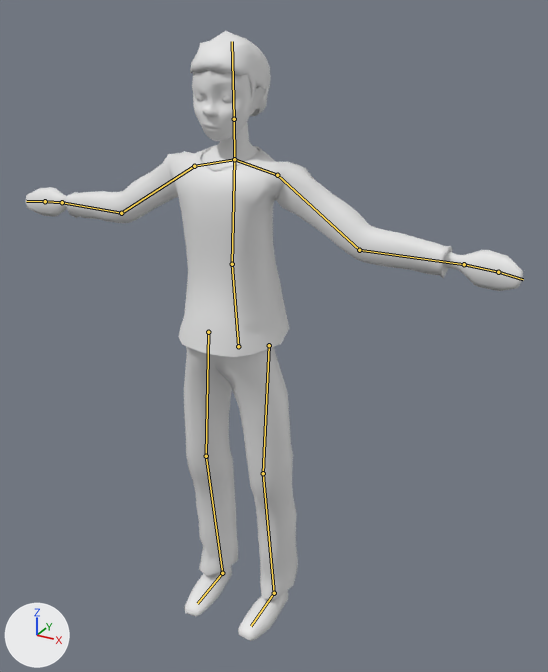
One commit to the Blender file Models/retopo roundy bin lowpoly.blend: the scene before it, then after it.
One viewpoint serves both versions: a 50 mm camera at (0.992, -1.604, 1.734) aimed at (0.105, 0.008, 0.928). Every picture has the same lights, and +X, +Y and +Z are marked at lower left. The bones that bend it are drawn over the model as lines.

In view in the first picture: 'body', 'ears', 'eyes', 'hair', 'pants', 'retopology', 'shirt', 'shoes'.
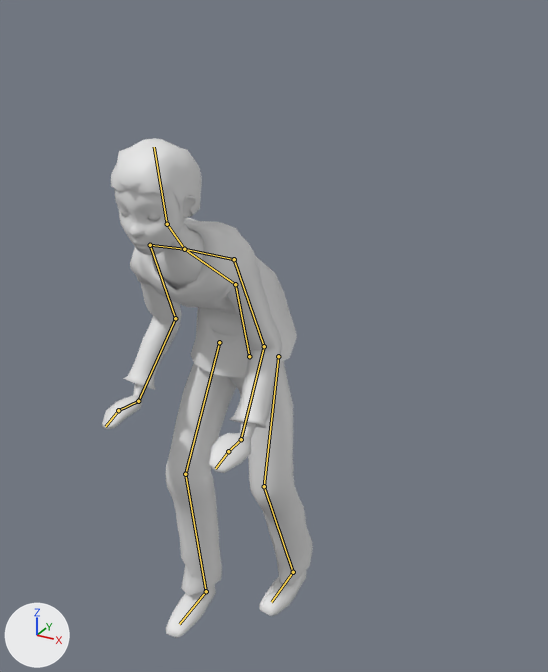
The newer file adds an action. The first version stands in its rest pose; the second is drawn at frame 20 of the action 'stand up'.

Pixel boxes [x1, y1, x2, y2] of what changed, in the pictures (548 x 672 px):
```json
{"object": "body", "change": "posed", "before": [25, 123, 523, 291], "after": [102, 138, 313, 638]}
{"object": "shirt", "change": "no longer drawn", "before": [62, 145, 453, 357]}
{"object": "pants", "change": "no longer drawn", "before": [184, 346, 298, 600]}
{"object": "retopology", "change": "no longer drawn", "before": [192, 71, 255, 141]}
{"object": "face", "change": "now drawn", "after": [115, 189, 191, 256]}
{"object": "hair", "change": "no longer drawn", "before": [190, 31, 271, 116]}
{"object": "shoes", "change": "no longer drawn", "before": [184, 566, 289, 641]}
{"object": "ears", "change": "no longer drawn", "before": [252, 86, 266, 110]}
{"object": "eyes", "change": "no longer drawn", "before": [196, 95, 235, 103]}
{"bone": "belly", "before": "(238, 346) to (232, 264)", "after": "(249, 356) to (235, 284)"}
{"bone": "chest", "before": "(232, 264) to (234, 159)", "after": "(235, 284) to (184, 249)"}
{"bone": "neck", "before": "(234, 159) to (234, 119)", "after": "(184, 249) to (167, 224)"}
{"bone": "head", "before": "(234, 119) to (232, 41)", "after": "(167, 224) to (154, 147)"}
{"bone": "hand0.L", "before": "(464, 264) to (498, 272)", "after": "(241, 439) to (228, 451)"}
{"bone": "hand0.R", "before": "(62, 202) to (45, 201)", "after": "(138, 401) to (118, 410)"}
```

Scene script edits in JSON lines:
```json
{"block": "bone_belly", "where": "bone_belly = bpy.data.objects['Armature'].pose.bones['belly']  # child of 'base'"}
{"op": "set", "path": "bone_belly.location", "old": "(0.0, 0.0, 0.0)", "new": "(0.0, -0.116, -0.104)"}
{"op": "set", "path": "bone_belly.rotation_quaternion", "old": "(1.0, 0.0, 0.0, 0.0)", "new": "(0.996, 0.091, 0.0, 0.0)", "note": "degrees (0, 0, 0) -> degrees (10, 0, 0)"}
{"block": "bone_chest", "where": "bone_chest = bpy.data.objects['Armature'].pose.bones['chest']  # child of 'belly'"}
{"op": "set", "path": "bone_chest.rotation_euler", "old": "(0.0, 0.0, 0.0)", "new": "(0.855, -0.0175, 0.0)", "note": "degrees (0, 0, 0) -> degrees (49, -1, 0)"}
{"block": "bone_neck", "where": "bone_neck = bpy.data.objects['Armature'].pose.bones['neck']  # child of 'chest'"}
{"op": "set", "path": "bone_neck.rotation_quaternion", "old": "(1.0, 0.0, 0.0, 0.0)", "new": "(0.985, -0.17, 0.002, 0.0)", "note": "degrees (0, 0, 0) -> degrees (-20, 0, 0)"}
{"block": "bone_head", "where": "bone_head = bpy.data.objects['Armature'].pose.bones['head']  # child of 'neck'"}
{"op": "set", "path": "bone_head.rotation_quaternion", "old": "(1.0, 0.0, 0.0, 0.0)", "new": "(0.965, -0.261, 0.001, -0.002)", "note": "degrees (0, 0, 0) -> degrees (-30, 0, 0)"}
{"block": "bone_hand0_l", "where": "bone_hand0_l = bpy.data.objects['Armature'].pose.bones['hand0.L']  # child of 'arm1.L'"}
{"op": "set", "path": "bone_hand0_l.rotation_quaternion", "old": "(1.0, 0.0, 0.0, 0.0)", "new": "(0.782, 0.334, 0.376, -0.367)", "note": "degrees (0, 0, 0) -> degrees (27, 57, -36)"}
{"block": "bone_hand0_r", "where": "bone_hand0_r = bpy.data.objects['Armature'].pose.bones['hand0.R']  # child of 'arm1.R'"}
{"op": "set", "path": "bone_hand0_r.location", "old": "(0.0, 0.0, 0.0)", "new": "(-0.013, 0.012, 0.014)"}
{"op": "set", "path": "bone_hand0_r.rotation_quaternion", "old": "(1.0, 0.0, 0.0, 0.0)", "new": "(0.782, 0.334, -0.376, 0.367)", "note": "degrees (0, 0, 0) -> degrees (27, -57, 36)"}
{"block": "bone_leg_ik_l", "where": "bone_leg_ik_l = bpy.data.objects['Armature'].pose.bones['leg ik.L']  # child of 'base'"}
{"op": "set", "path": "bone_leg_ik_l.location", "old": "(0.0, 0.0, 0.0)", "new": "(0.0, 0.253, -0.023)"}
{"block": "bone_armik_l", "where": "bone_armik_l = bpy.data.objects['Armature'].pose.bones['armik.L']  # child of 'base'"}
{"op": "set", "path": "bone_armik_l.location", "old": "(0.0, 0.0, 0.0)", "new": "(-0.846, -0.525, -0.865)"}
{"block": "bone_leg_ik_r", "where": "bone_leg_ik_r = bpy.data.objects['Armature'].pose.bones['leg ik.R']  # child of 'base'"}
{"op": "set", "path": "bone_leg_ik_r.location", "old": "(0.0, 0.0, 0.0)", "new": "(0.0, -0.194, 0.0)"}
{"block": "bone_arm_pole_l", "where": "bone_arm_pole_l = bpy.data.objects['Armature'].pose.bones['arm pole.L']  # child of 'base'"}
{"op": "set", "path": "bone_arm_pole_l.location", "old": "(0.0, 0.0, 0.0)", "new": "(0.329, -0.557, 1.295)"}
{"block": "bone_armik_r", "where": "bone_armik_r = bpy.data.objects['Armature'].pose.bones['armik.R']  # child of 'base'"}
{"op": "set", "path": "bone_armik_r.location", "old": "(0.0, 0.0, 0.0)", "new": "(0.832, -0.453, -0.865)"}
{"block": "bone_arm_pole_r", "where": "bone_arm_pole_r = bpy.data.objects['Armature'].pose.bones['arm pole.R']  # child of 'base'"}
{"op": "set", "path": "bone_arm_pole_r.location", "old": "(0.0, 0.0, 0.0)", "new": "(-0.329, -0.557, 1.295)"}
```
